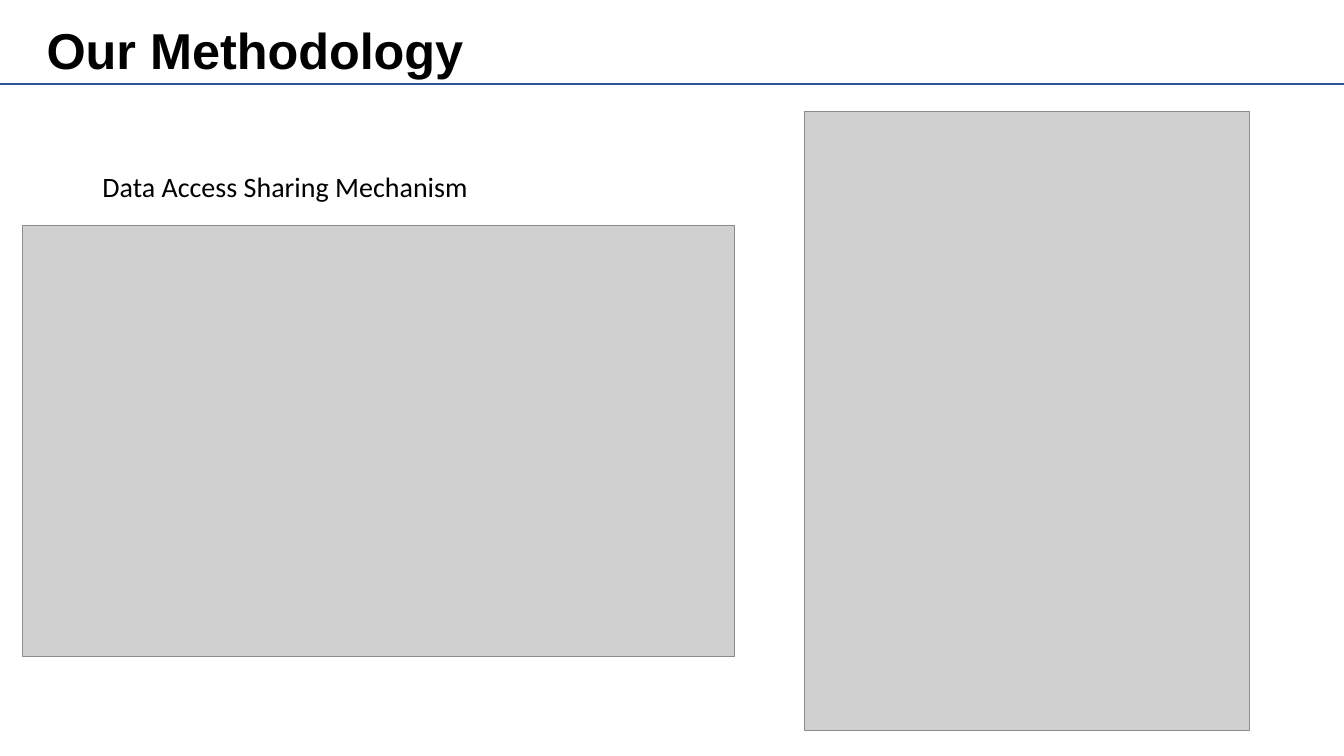
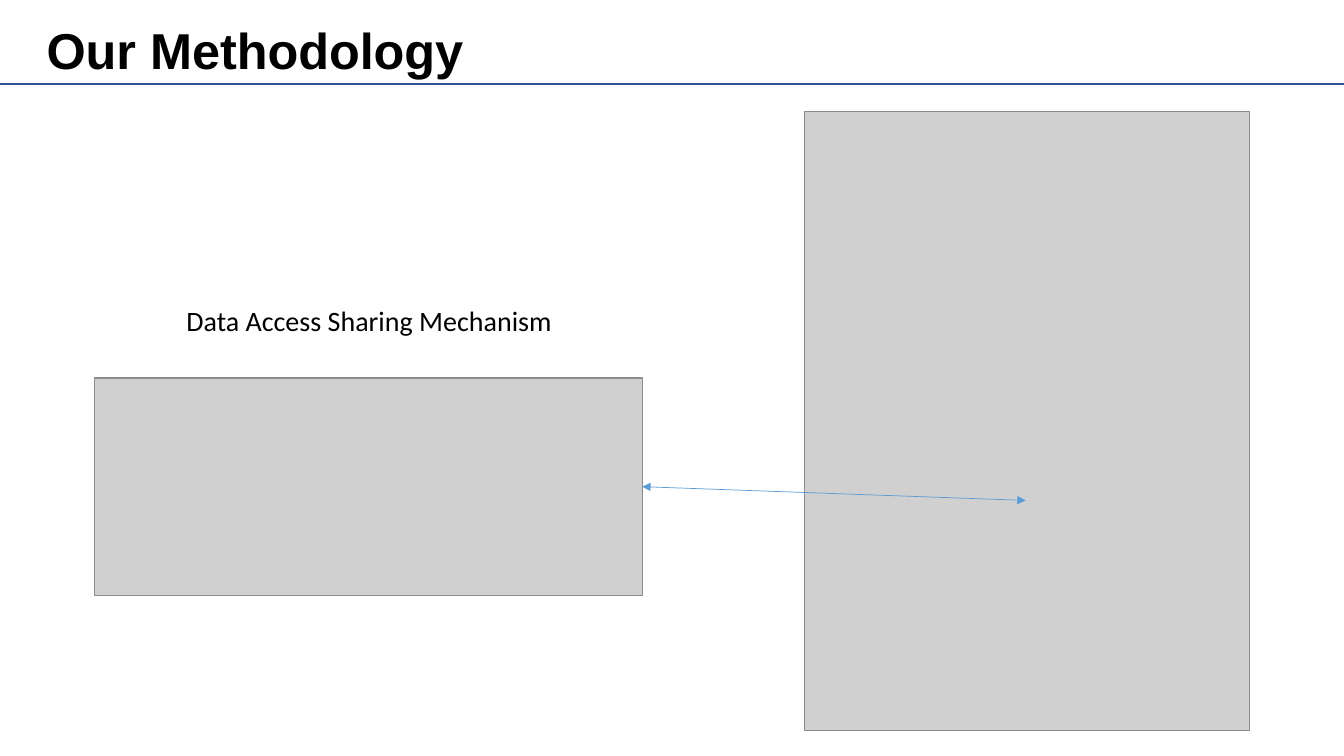
Before and after one commit to HEROhaoyu/MyDocument, a slide deck: slide 9 of 并发点对点查询/其它材料/PPT/GraphCPP介绍.pptx. Drawn at 1344x756 pixels with LibreOffice and Linux fonts; fonts in the diff are those of the drawing; grey boxes stand for pictures; background and template pictures are left out. Boxes give left, top, right and bottom in pixels: in the first picture for what was removed or moved away, otherwise in the second. Text is boxed around its words. In the diff, an @@ line names an element or a change of style, - is before the commit and + after.

```diff
--- a/并发点对点查询/其它材料/PPT/GraphCPP介绍.pptx
+++ b/并发点对点查询/其它材料/PPT/GraphCPP介绍.pptx
@@ picture removed at [22,226,735,656] @@
@@ text "Data Access Sharing Mechanism": place and size @@
-text "Data Access Sharing Mechanism" at [102,177,467,202]
+text "Data Access Sharing Mechanism" at [186,311,551,336]
@@ picture added at [94,378,642,596] @@
@@ double arrow added from (642, 487) to (1026, 500), #5B9BD5 0.5 pt @@
```
Also in this commit, not shown: 5 other slides changed, 2 slides added, 24 other files.
